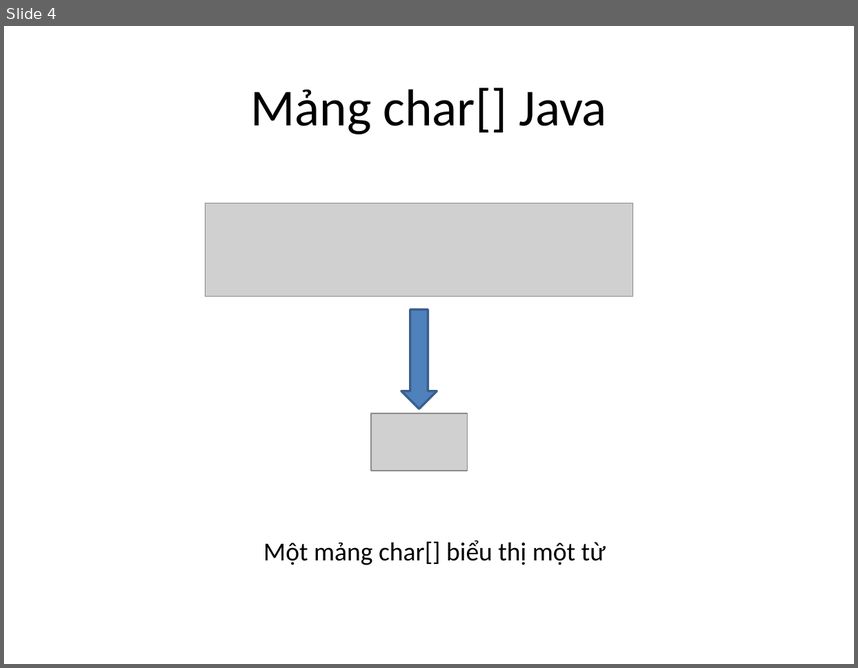
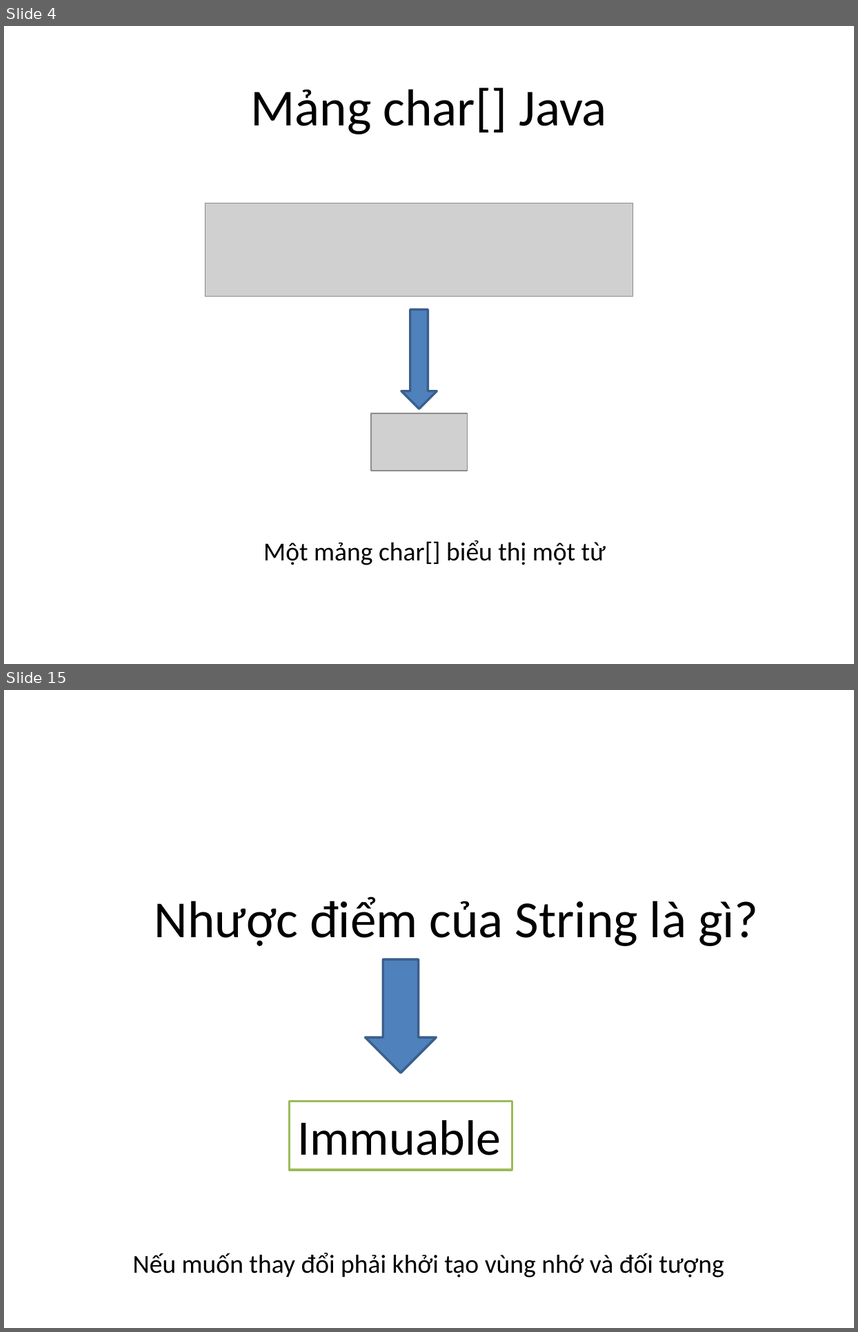
Before and after one commit to phithanh97cs/T3H, a slide deck: 3. Back-end/1. JavaCore/5. String, String Builder, String Buffer.pptx. Shown one above the other, each under a label of ours: slide 4 before the commit, slides 4 and 15 after it; the slides between them are not shown. The pictures are 858x668 and 858x1332 pixels, drawn with LibreOffice and Linux fonts; fonts in the diff are those of the drawing; grey boxes stand for pictures. Boxes give left, top, right and bottom in pixels: in the first picture for what was removed or moved away, otherwise in the second. Text is boxed around its words. In the diff, an @@ line names an element or a change of style, - is before the commit and + after.

```diff
--- a/3. Back-end/1. JavaCore/5. String, String Builder, String Buffer.pptx
+++ b/3. Back-end/1. JavaCore/5. String, String Builder, String Buffer.pptx
@@ slide 15 added at <box>4,690,854,1328</box>, background #FFFFFF @@
@@ text added at <box>154,896,758,946</box>, 44 pt, text #000000 @@
+Nhược điểm của String là gì?
@@ down arrow added at <box>366,960,436,1072</box>, fill #4F81BD, outline #3A5F8C 2 pt @@
@@ rectangle added at <box>290,1101,513,1170</box>, fill #FFFFFF, outline #9BBB59 2 pt, 42 pt, text #000000 @@
+Immuable
@@ text added at <box>133,1252,724,1277</box>, 22 pt, text #000000 @@
+Nếu muốn thay đổi phải khởi tạo vùng nhớ và đối tượng
```
Also in this commit, not shown: 5 slides changed, 14 other slides added.
